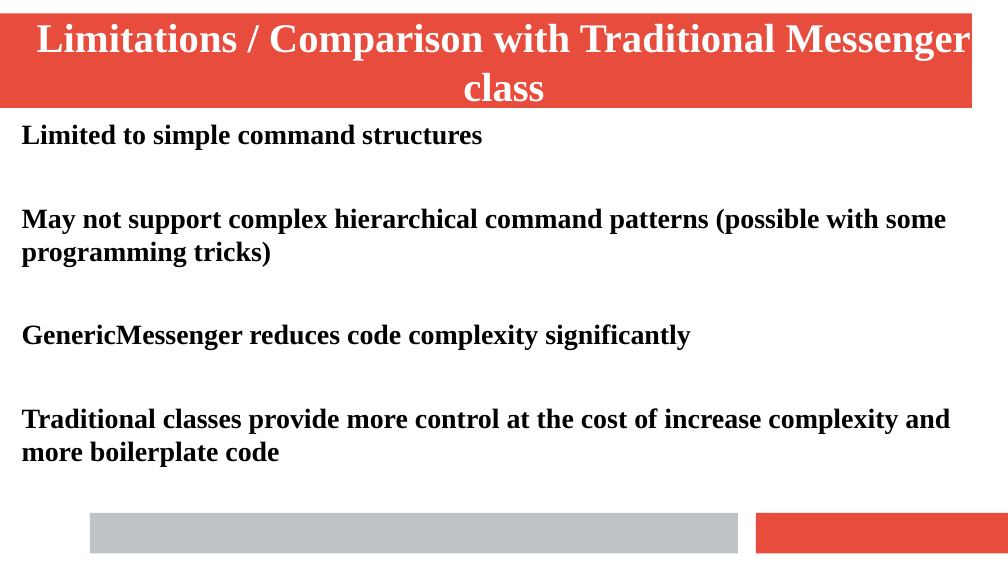
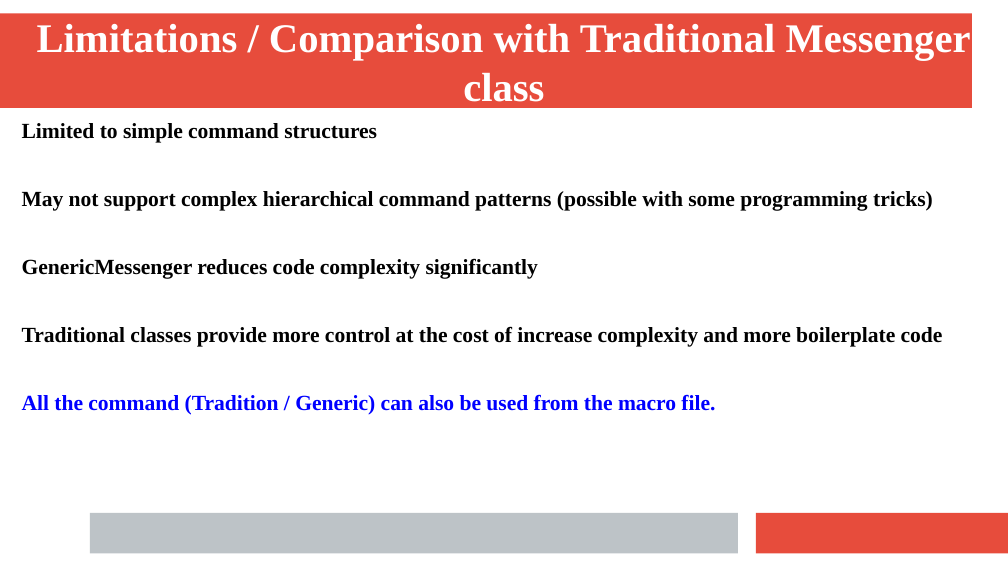
Before and after one commit to rsehgal/G4Simulations, a slide deck: slide 9 of Presentations/MessengerMechanism.pptx. Drawn at 1008x567 pixels with LibreOffice and Linux fonts; fonts in the diff are those of the drawing. Boxes give left, top, right and bottom in pixels: in the first picture for what was removed or moved away, otherwise in the second. Text is boxed around its words. In the diff, an @@ line names an element or a change of style, - is before the commit and + after.

```diff
--- a/Presentations/MessengerMechanism.pptx
+++ b/Presentations/MessengerMechanism.pptx
@@ text at [22, 123, 943, 347]: size 22 to 16.9 pt in "Limited to simple command structures", "May not support complex hierarchical command patterns ...", "GenericMessenger reduces code complexity significantly", "Traditional classes provide more control at the ..." @@
@@ text at [22, 394, 715, 415]: paragraph added @@
+All the command (Tradition / Generic) can also be used from the macro file.
```
Also in this commit, not shown: 2 other slides changed, 1 other file.
